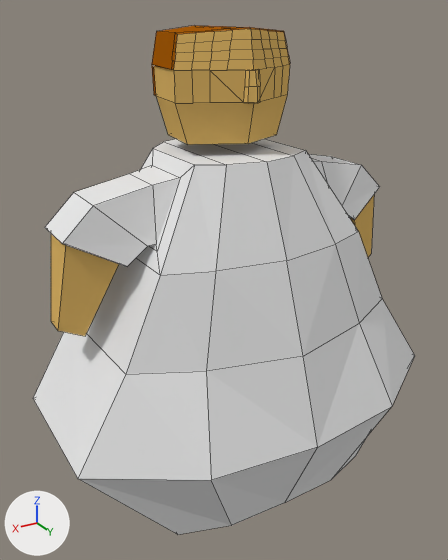
Two versions of the Blender file Assets/Models/Body.blend, one commit apart.
The view is the same before and after, from a 50 mm camera at (1.74, 2.84, 1.58) aimed at (0.11, 0.11, 0.22). Arrows for +X, +Y and +Z are at lower left; the lights stay in place. Mesh edges are drawn as thin lines.
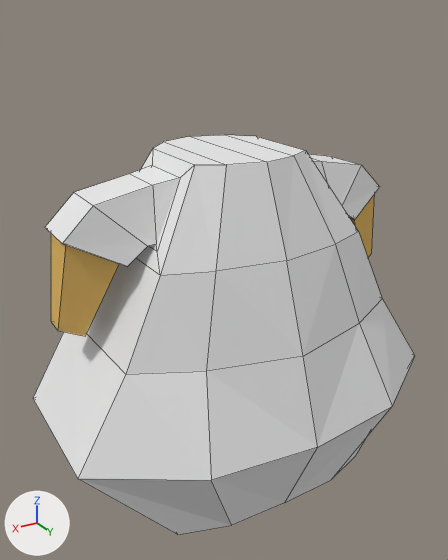
What changed in the scene script:
```text
Change me_cube:
    where me_cube.from_pydata(...)  # 121 vertices, 102 faces, 1 loose edge; spans x 0.0..1.13, y -1.02..1.52, z -0.86..0.54
    used by ob_cube; location = (0.0, 0.0, 0.0); rotation_euler = (1.571, 0.0, 0.0), in degrees (90, 0, 0)
    me_cube part 1: the loose piece of 67 vertices spanning x 0.0..0.35, y 0.97..1.52, z -0.25..0.39 is deleted
    remove me_cube.materials.append(mat_hair)  # brown #a55a09
```

Where the change shows, as pixel boxes (x1, y1, x2, y2) in the pictures (448 x 560 px):
'Cube', reshaped (22% shorter)
    before: (33, 25, 415, 534)
    after: (33, 135, 415, 534)
part 1 of me_cube, deleted (brown)
    before: (152, 25, 290, 145)
